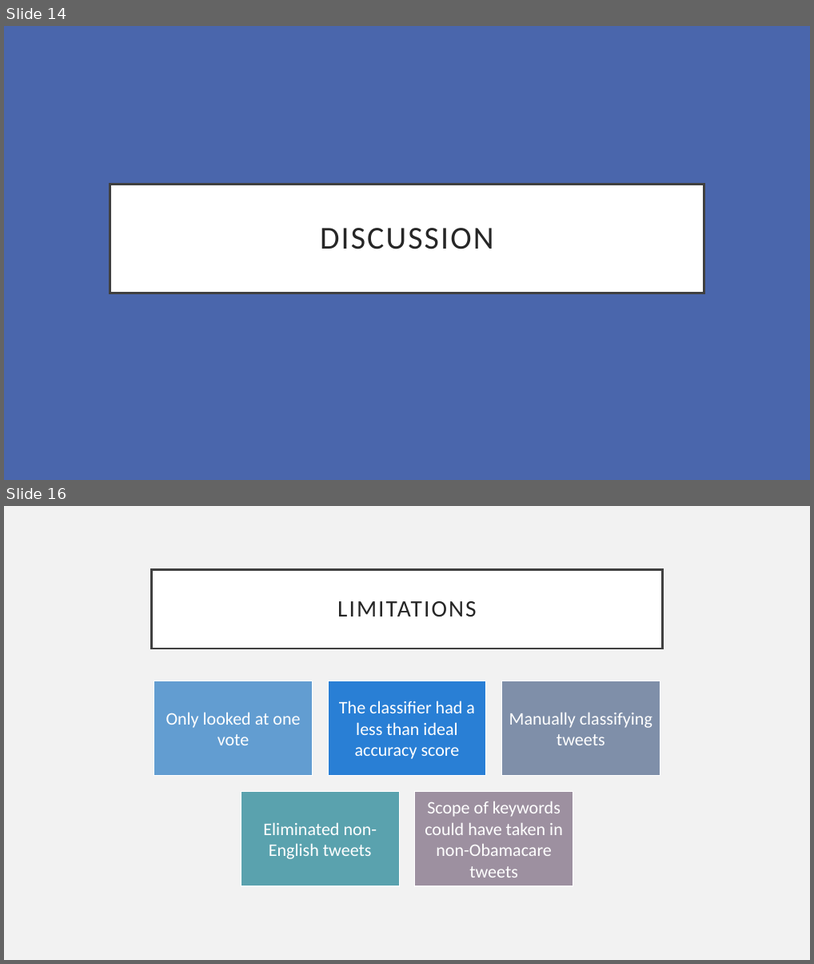
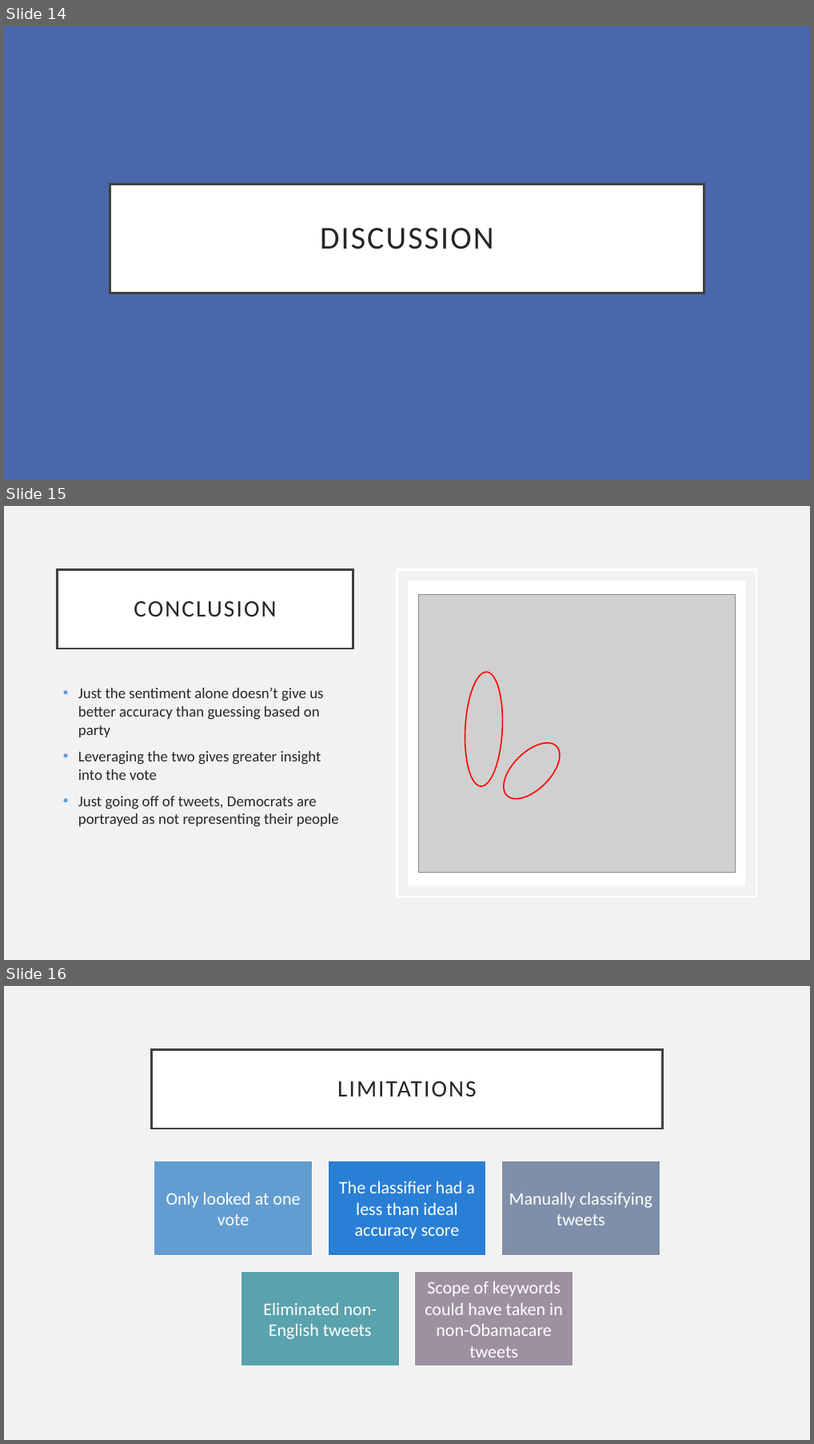
Before and after one commit to oliviaroy20/SocialSensing, a slide deck: Final Presentation.pptx. Shown one above the other, each under a label of ours: slides 14 and 16 before the commit, slides 14, 15 and 16 after it; the slides between them are not shown. The pictures are 814x964 and 814x1444 pixels, drawn with LibreOffice and Linux fonts; fonts in the diff are those of the drawing; grey boxes stand for pictures. Boxes give left, top, right and bottom in pixels: in the first picture for what was removed or moved away, otherwise in the second. Text is boxed around its words. In the diff, an @@ line names an element or a change of style, - is before the commit and + after.

```diff
--- a/Final Presentation.pptx
+++ b/Final Presentation.pptx
@@ slide 15 added at [4,506,810,960], background #F2F2F2 @@
@@ title added at [58,569,354,648], fill #FFFFFF, outline #404040 2.5 pt, 28 pt, text #262626 @@
+CONCLUSION
@@ rectangle added at [398,569,757,896], outline #FFFFFF 2.5 pt @@
@@ rectangle added at [408,580,746,885], fill #FFFFFF @@
@@ picture added at [419,594,735,872] @@
@@ ellipse added at [462,671,506,787], outline #FF0000 1.5 pt @@
@@ text added at [78,688,339,826], 18 pt, text #262626 @@
+• Just the sentiment alone doesn’t give us better accuracy than guessing based on party
+• Leveraging the two gives greater insight into the vote
+• Just going off of tweets, Democrats are portrayed as not representing their people
@@ ellipse added at [494,733,570,808], outline #FF0000 1.5 pt @@
```
Also in this commit, not shown: 2 slides changed, 1 slide removed.
